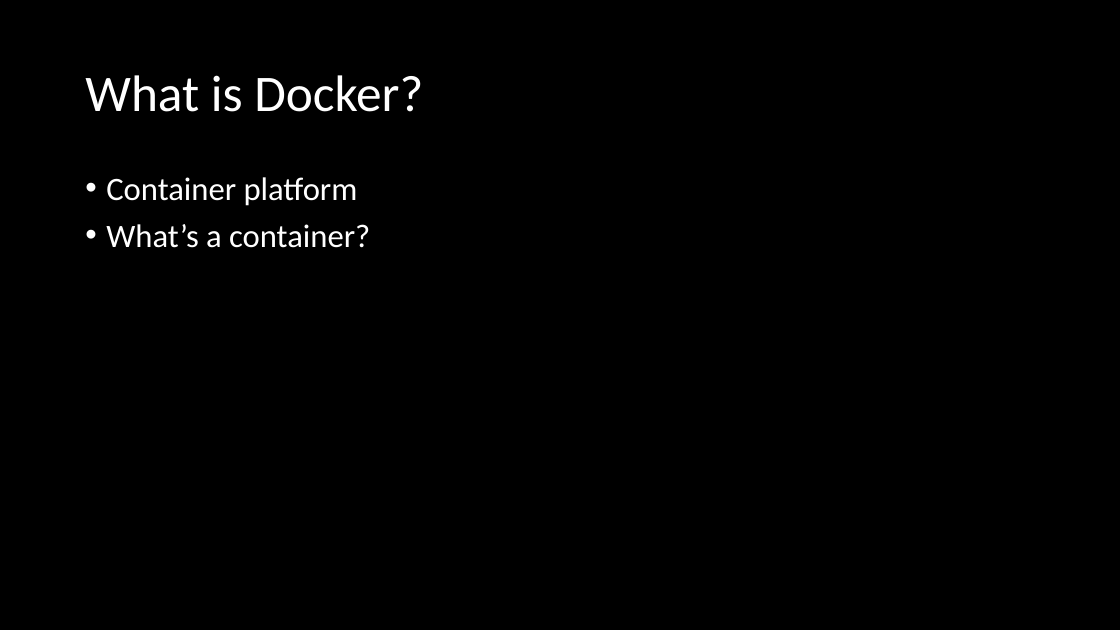
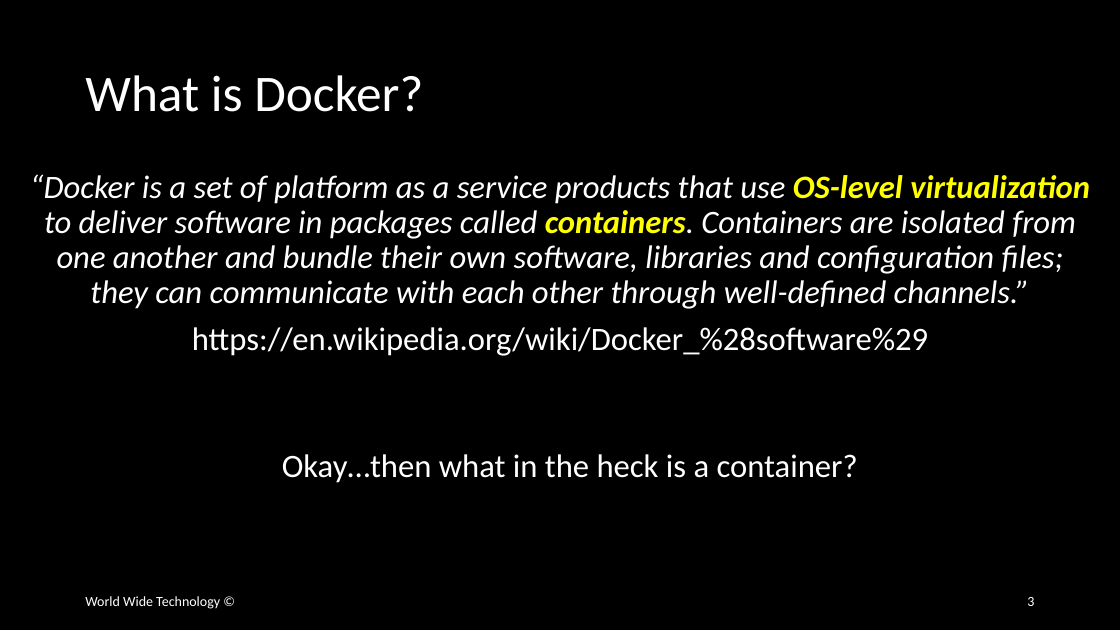
Before and after one commit to wwt/docker-foundations, a slide deck: slide 3 of docker-foundations.pptx (slide 2 before the commit). Drawn at 1120x630 pixels with LibreOffice and Linux fonts; fonts in the diff are those of the drawing. Boxes give left, top, right and bottom in pixels: in the first picture for what was removed or moved away, otherwise in the second. Text is boxed around its words. In the diff, an @@ line names an element or a change of style, - is before the commit and + after.

Commit message:
Added content to slides 2-7

```diff
--- a/docker-foundations.pptx
+++ b/docker-foundations.pptx
@@ text at <box>30,174,1090,356</box>: text changed; italic on @@
-• Container platform
-• What’s a container?
+“Docker is a set of platform as a service products that use OS-level virtualization to deliver software in packages called containers. Containers are isolated from one another and bundle their own software, libraries and configuration files; they can communicate with each other through well-defined channels.”
+https://en.wikipedia.org/wiki/Docker_%28software%29
@@ text added at <box>282,454,858,483</box>, 28 pt, text #FFFFFF @@
+Okay…then what in the heck is a container?
@@ text added at <box>85,596,220,609</box>, 12 pt, text #FFFFFF @@
+World Wide Technology ©
@@ page number added at <box>1027,597,1034,606</box>, 12 pt, text #FFFFFF @@
+3
```
Also in this commit, not shown: 12 other slides changed, 5 slides added, 1 slide removed.
